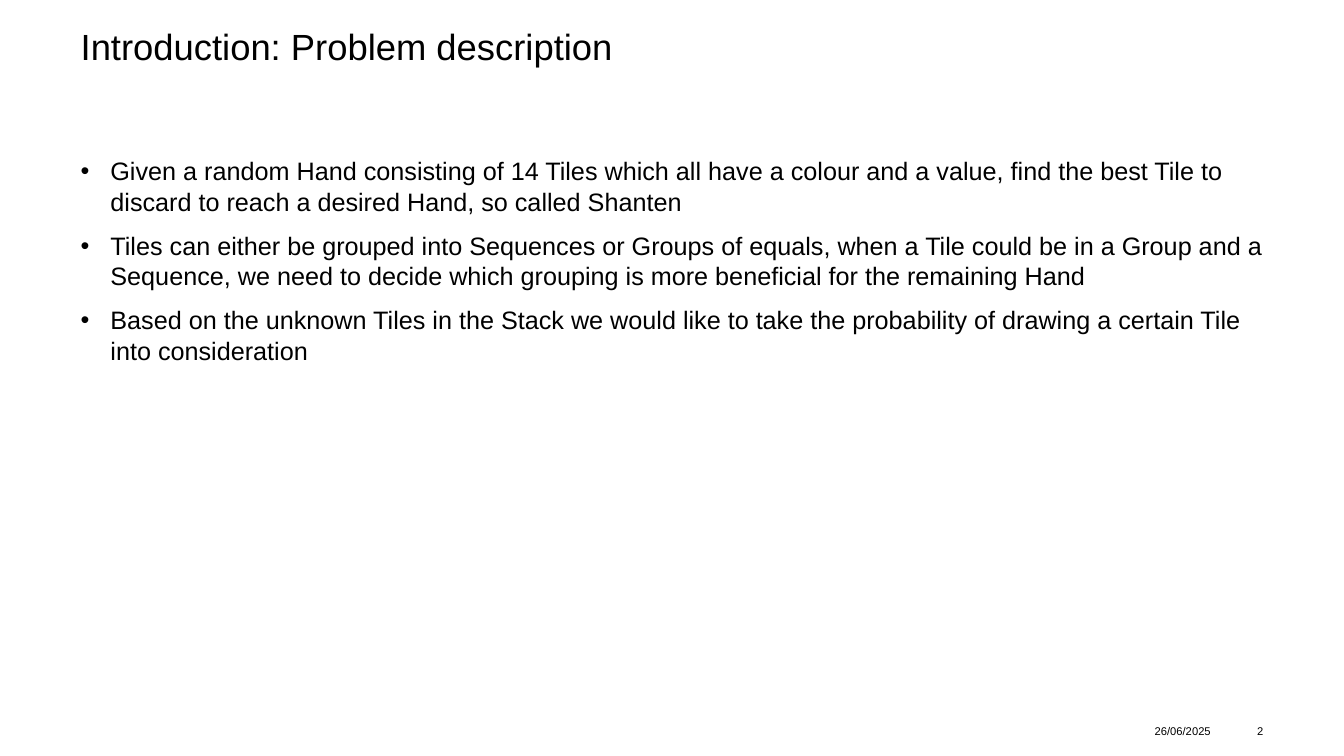
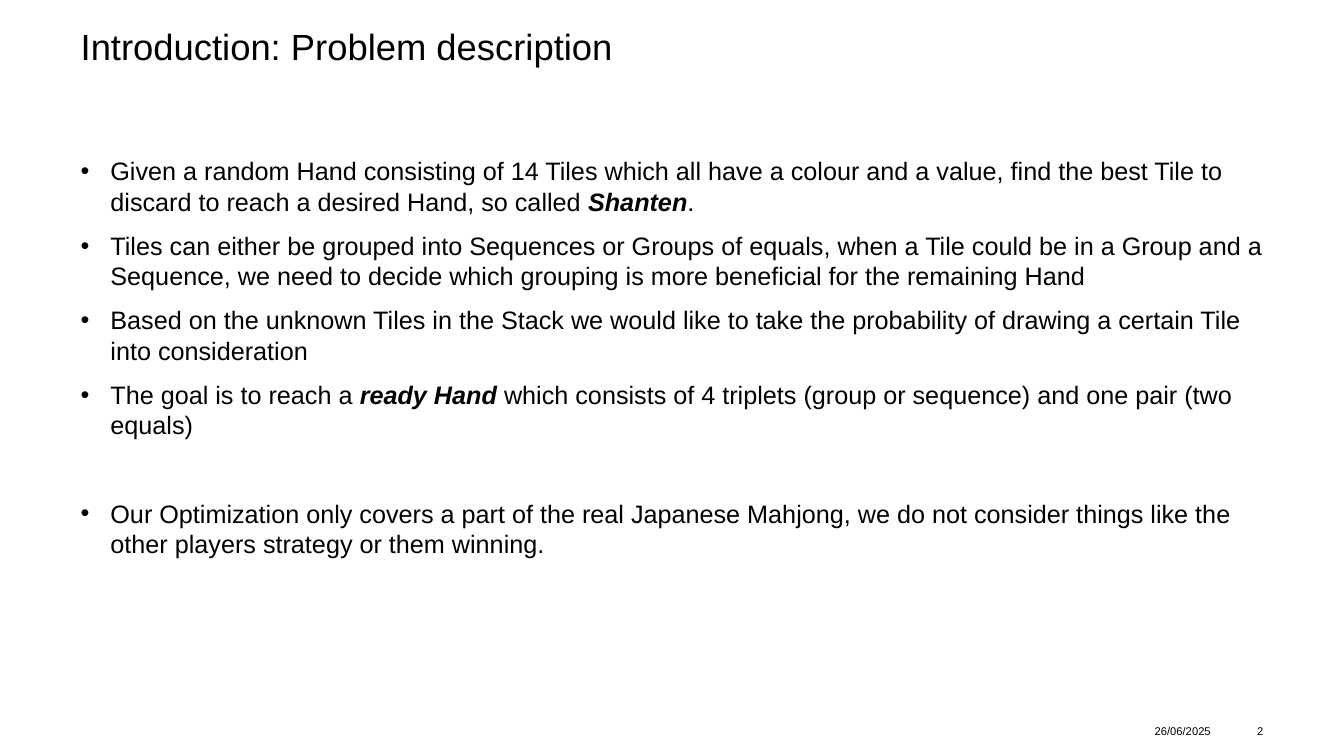
Before and after one commit to adidell01/MahjongOptimization, a slide deck: slide 2 of ProjectPresentation_asadikovic_jlyrer.pptx. Drawn at 1344x756 pixels with LibreOffice and Linux fonts; fonts in the diff are those of the drawing; background and template pictures are left out. Boxes give left, top, right and bottom in pixels: in the first picture for what was removed or moved away, otherwise in the second. Text is boxed around its words. In the diff, an @@ line names an element or a change of style, - is before the commit and + after.

```diff
--- a/ProjectPresentation_asadikovic_jlyrer.pptx
+++ b/ProjectPresentation_asadikovic_jlyrer.pptx
@@ text at <box>110,161,1222,215</box>: text changed @@
-• Given a random Hand consisting of 14 Tiles which all have a colour and a value, find the best Tile to discard to reach a desired Hand, so called Shanten
+• Given a random Hand consisting of 14 Tiles which all have a colour and a value, find the best Tile to discard to reach a desired Hand, so called Shanten.
@@ text at <box>110,385,1232,559</box>: paragraphs added @@
+• The goal is to reach a ready Hand which consists of 4 triplets (group or sequence) and one pair (two equals)
+• Our Optimization only covers a part of the real Japanese Mahjong, we do not consider things like the other players strategy or them winning.
```
Also in this commit, not shown: 6 other slides changed, 7 slides added, 2 other files.
